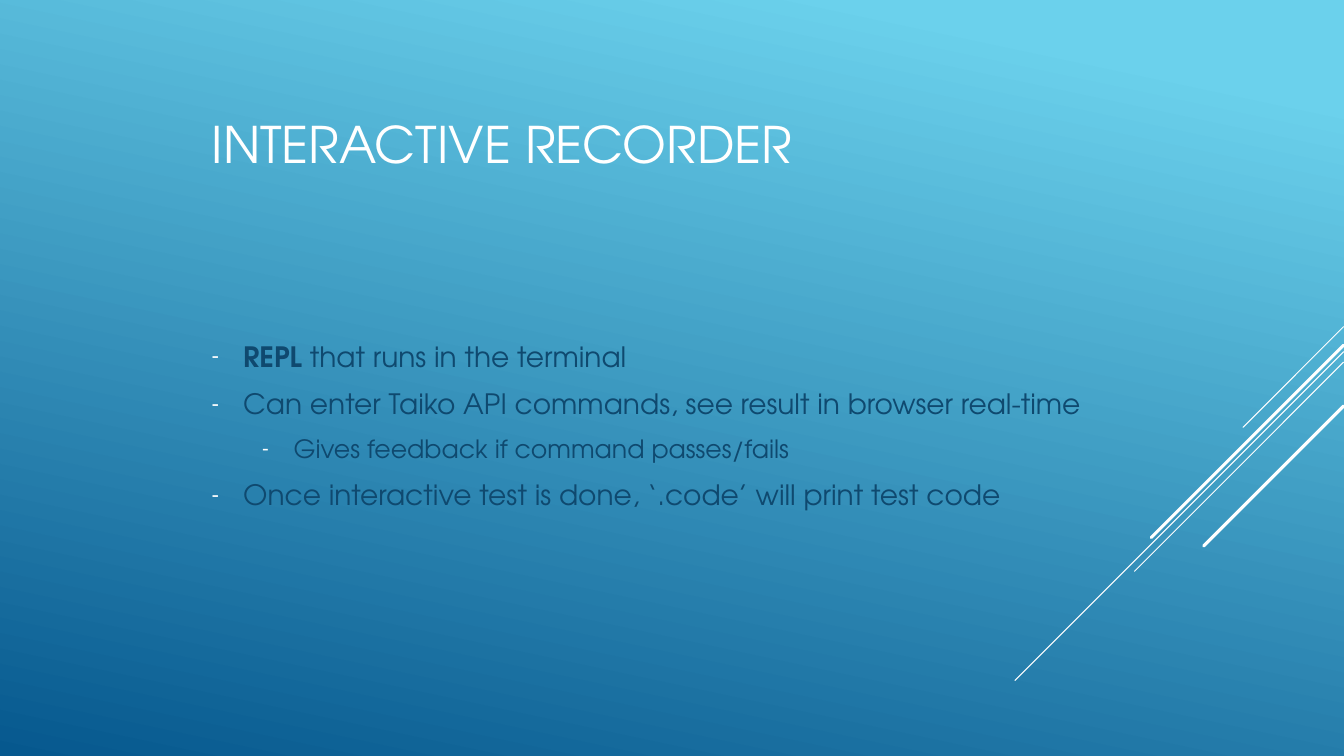
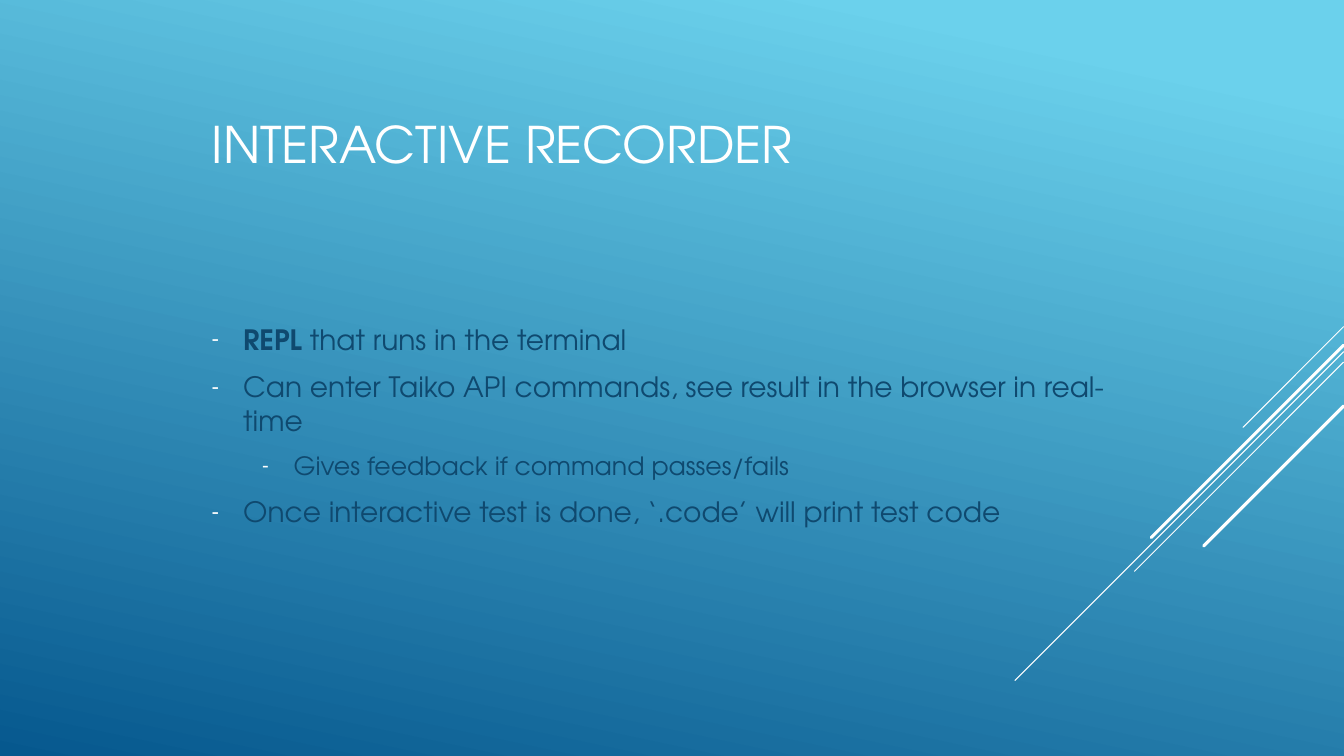
Before and after one commit to jamesleja907/taiko-example, a slide deck: slide 9 of TAIKO.pptm. Drawn at 1344x756 pixels with LibreOffice and Linux fonts; fonts in the diff are those of the drawing. Boxes give left, top, right and bottom in pixels: in the first picture for what was removed or moved away, otherwise in the second. Text is boxed around its words. In the diff, an @@ line names an element or a change of style, - is before the commit and + after.

```diff
--- a/TAIKO.pptm
+++ b/TAIKO.pptm
@@ text at box(243, 376, 1104, 431): text changed @@
-– Can enter Taiko API commands, see result in browser real-time
+– Can enter Taiko API commands, see result in the browser in real-time
```
Also in this commit, not shown: 2 other slides changed.
